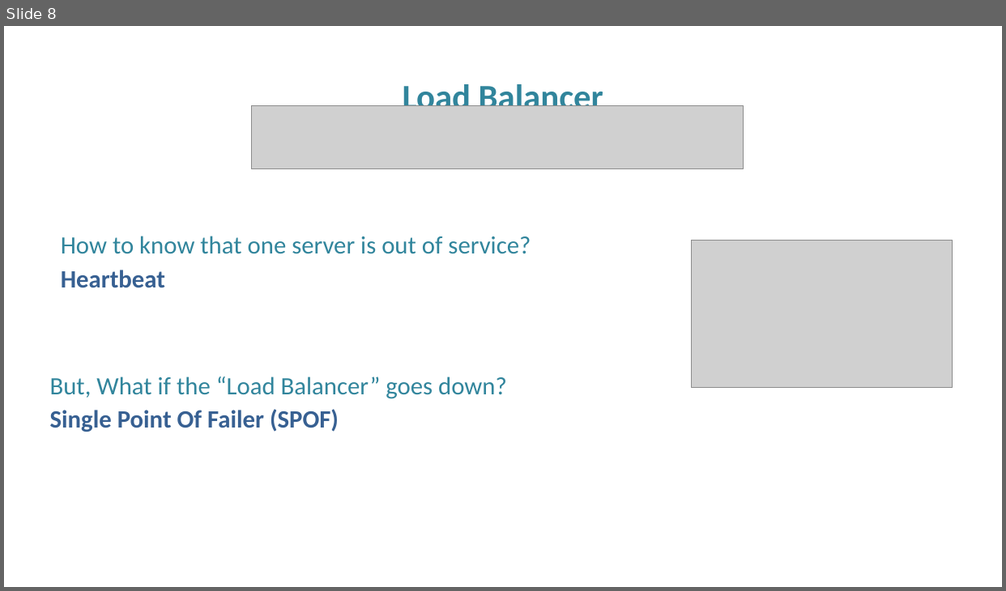
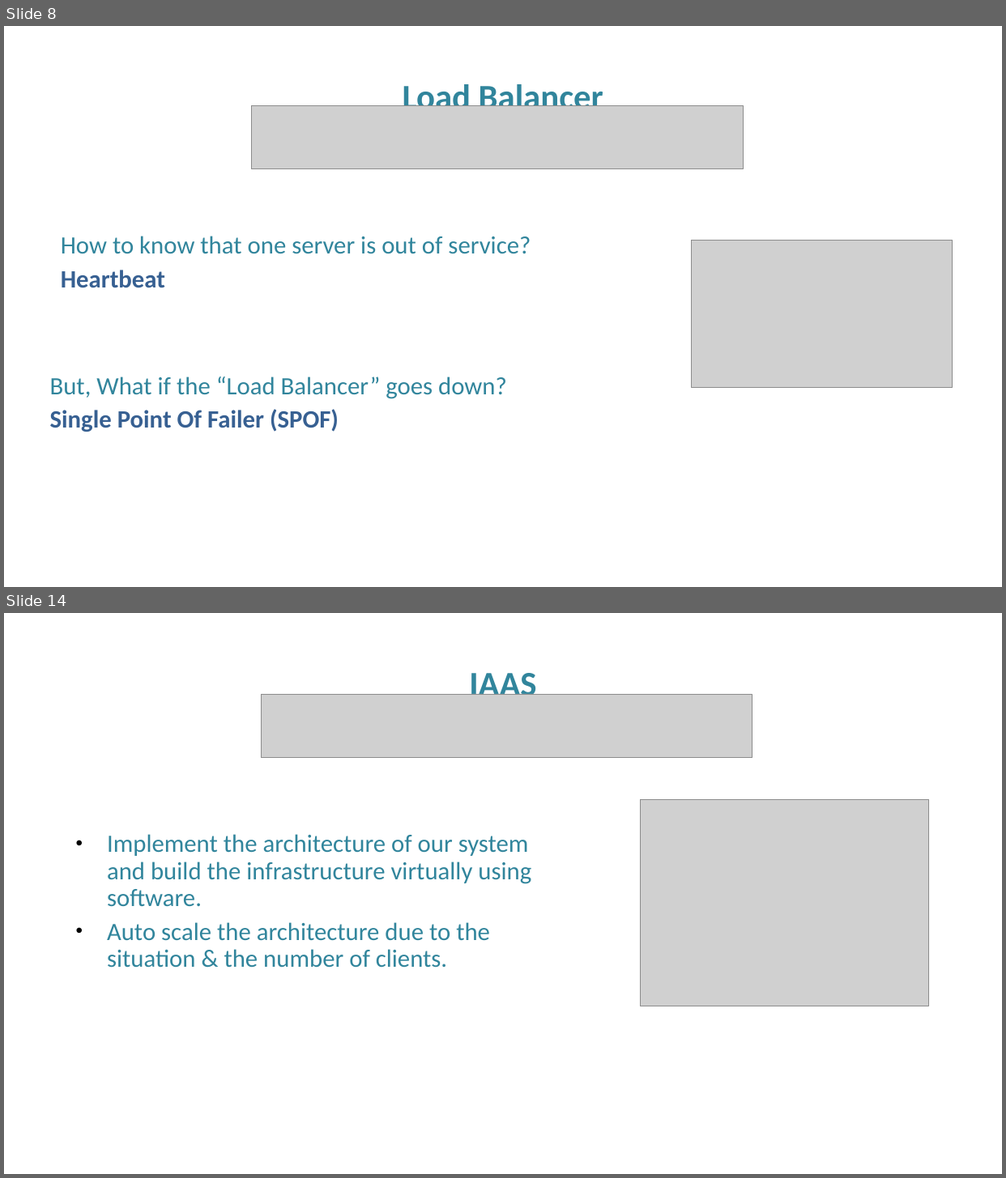
Before and after one commit to FITE-5thYear/InformationSystems, a slide deck: scaling in the cloud.pptx. Shown one above the other, each under a label of ours: slide 8 before the commit, slides 8 and 14 after it; the slides between them are not shown. The pictures are 1006x591 and 1006x1178 pixels, drawn with LibreOffice and Linux fonts; fonts in the diff are those of the drawing; grey boxes stand for pictures; background and template pictures are left out. Boxes give left, top, right and bottom in pixels: in the first picture for what was removed or moved away, otherwise in the second. Text is boxed around its words. In the diff, an @@ line names an element or a change of style, - is before the commit and + after.

```diff
--- a/scaling in the cloud.pptx
+++ b/scaling in the cloud.pptx
@@ slide 14 added at (4, 613, 1002, 1174), background picture (left out) @@
@@ text added at (469, 667, 536, 695), 50 pt, text #31859C, bold @@
+IAAS
@@ picture added at (261, 694, 752, 758) @@
@@ picture added at (641, 799, 929, 1006) @@
@@ text added at (107, 834, 531, 968), 36 pt, text #31859C @@
+• Implement the architecture of our system and build the infrastructure virtually using software.
+• Auto scale the architecture due to the situation & the number of clients.
```
Also in this commit, not shown: 1 slide changed, 9 other slides added, 1 other file.
